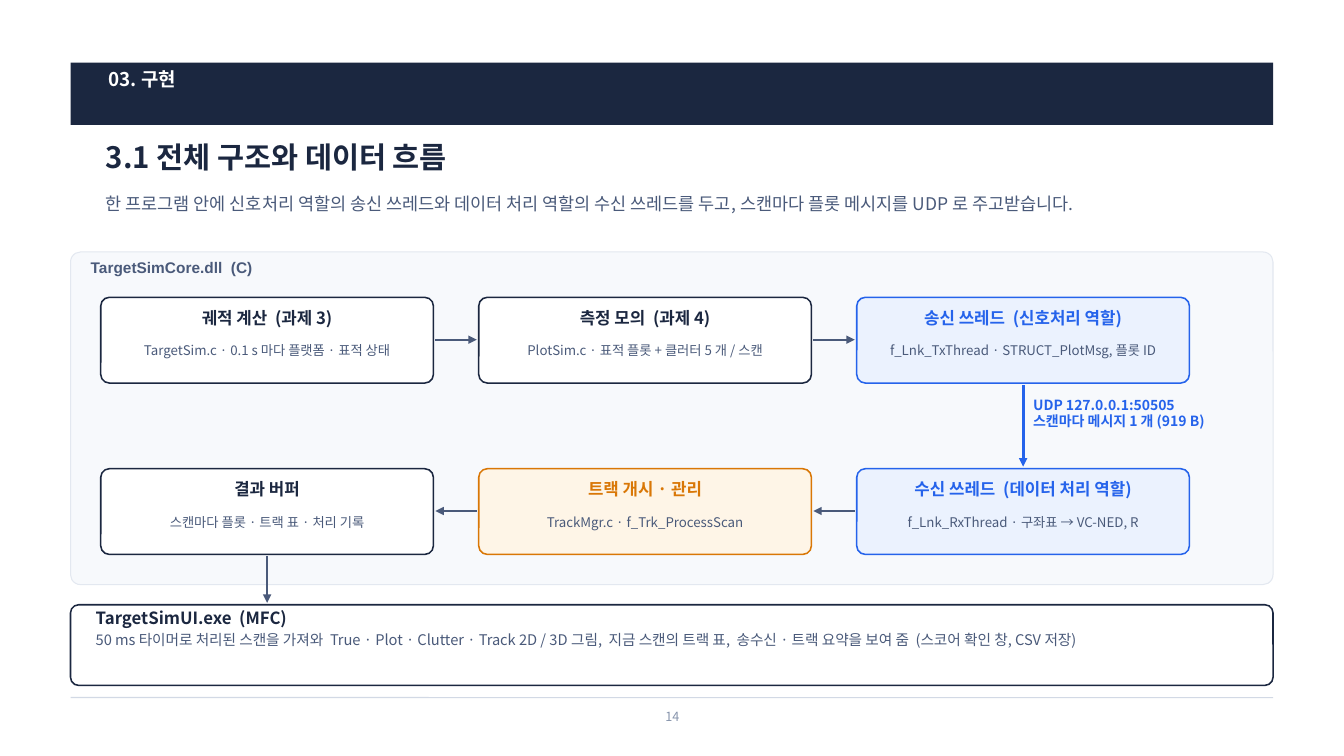
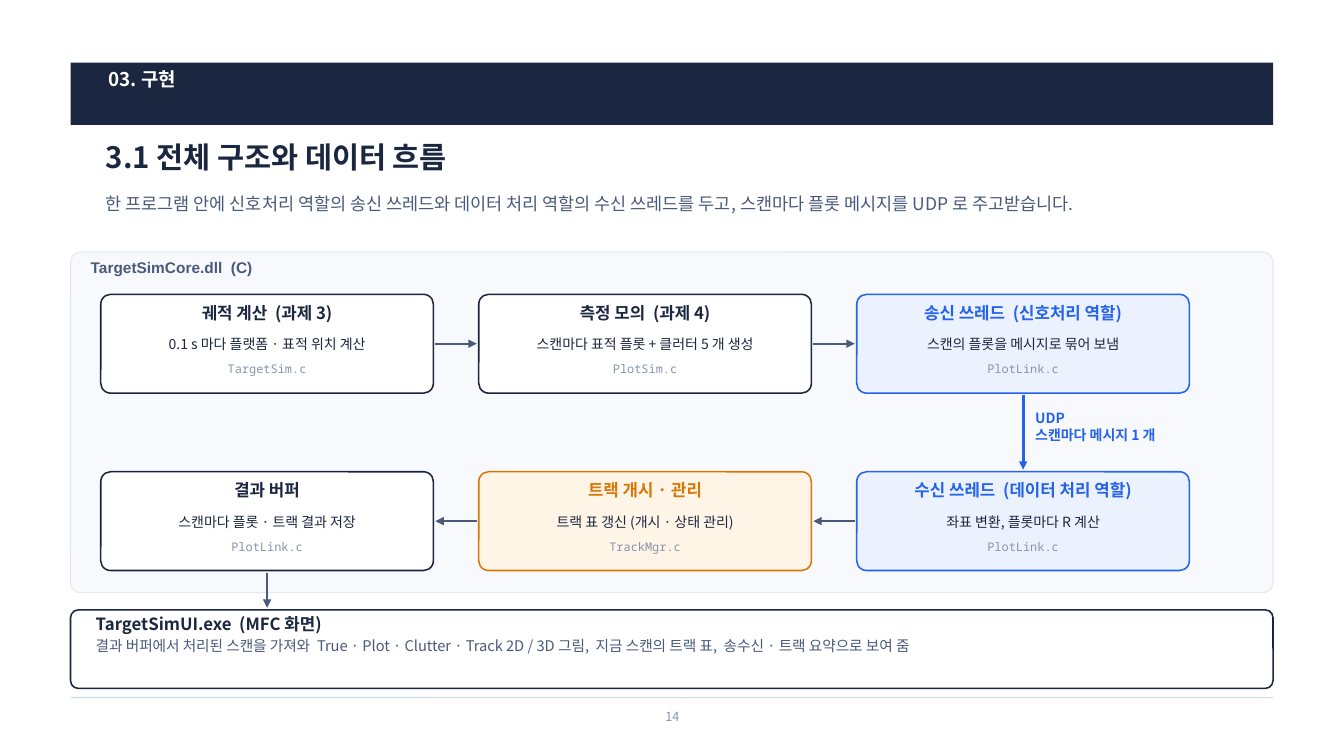
Before and after one commit to harley-hwan/radar-sw-study, a slide deck: slide 14 of Part5_Track_Init_Mgmt/ref/산출물/Chapter5_TrackInitMgmt.pptx. Drawn at 1344x756 pixels with LibreOffice and Linux fonts; fonts in the diff are those of the drawing. Boxes give left, top, right and bottom in pixels: in the first picture for what was removed or moved away, otherwise in the second. Text is boxed around its words. In the diff, an @@ line names an element or a change of style, - is before the commit and + after.

```diff
--- a/Part5_Track_Init_Mgmt/ref/산출물/Chapter5_TrackInitMgmt.pptx
+++ b/Part5_Track_Init_Mgmt/ref/산출물/Chapter5_TrackInitMgmt.pptx
@@ rounded rectangle: place and size @@
-rounded rectangle at <box>71,252,1273,585</box>
+rounded rectangle at <box>71,252,1273,593</box>
@@ rounded rectangle: place and size @@
-rounded rectangle at <box>101,297,434,383</box>
+rounded rectangle at <box>101,294,434,393</box>
@@ rounded rectangle: place and size @@
-rounded rectangle at <box>479,297,812,383</box>
+rounded rectangle at <box>479,294,812,393</box>
@@ rounded rectangle: place and size @@
-rounded rectangle at <box>857,297,1190,383</box>
+rounded rectangle at <box>857,294,1190,393</box>
@@ 3 texts: place and size @@
-3 texts at <box>202,310,1122,328</box>
+3 texts at <box>202,305,1122,323</box>
@@ text at <box>169,337,366,350</box>: text changed; size 9.5 to 10 pt; text colour #4A5A7A to #1B2740 @@
-TargetSim.c · 0.1 s 마다 플랫폼 · 표적 상태
+0.1 s 마다 플랫폼 · 표적 위치 계산
@@ text at <box>537,337,754,350</box>: text changed; size 9.5 to 10 pt; text colour #4A5A7A to #1B2740 @@
-PlotSim.c · 표적 플롯 + 클러터 5 개 / 스캔
+스캔마다 표적 플롯 + 클러터 5 개 생성
@@ text removed at <box>890,344,1156,359</box> @@
-f_Lnk_TxThread · STRUCT_PlotMsg, 플롯 ID
@@ text added at <box>927,337,1120,350</box>, 10 pt, text #1B2740 @@
+스캔의 플롯을 메시지로 묶어 보냄
@@ text added at <box>228,364,307,376</box>, 8.5 pt, text #8794AC @@
+TargetSim.c
@@ text added at <box>613,364,677,373</box>, 8.5 pt, text #8794AC @@
+PlotSim.c
@@ text added at <box>987,364,1059,373</box>, 8.5 pt, text #8794AC @@
+PlotLink.c
@@ arrow moved from (1023, 385) - (1023, 467) to (1023, 395) - (1023, 470) @@
@@ text at <box>1035,412,1156,442</box>: text changed @@
-UDP 127.0.0.1:50505
-스캔마다 메시지 1 개 (919 B)
+UDP
+스캔마다 메시지 1 개
@@ rounded rectangle: place and size @@
-rounded rectangle at <box>101,469,434,555</box>
+rounded rectangle at <box>101,472,434,571</box>
@@ rounded rectangle: place and size @@
-rounded rectangle at <box>479,469,812,555</box>
+rounded rectangle at <box>479,472,812,571</box>
@@ rounded rectangle: place and size @@
-rounded rectangle at <box>857,469,1190,555</box>
+rounded rectangle at <box>857,472,1190,571</box>
@@ text at <box>178,515,356,528</box>: text changed; size 9.5 to 10 pt; text colour #4A5A7A to #1B2740 @@
-스캔마다 플롯 · 트랙 표 · 처리 기록
+스캔마다 플롯 · 트랙 결과 저장
@@ arrow moved from (477, 511) - (436, 511) to (477, 521) - (436, 521) @@
@@ text added at <box>557,515,733,530</box>, 10 pt, text #1B2740 @@
+트랙 표 갱신 (개시 · 상태 관리)
@@ arrow moved from (855, 511) - (814, 511) to (855, 521) - (814, 521) @@
@@ text at <box>946,515,1100,530</box>: text changed; size 9.5 to 10 pt; text colour #4A5A7A to #1B2740 @@
-f_Lnk_RxThread · 구좌표 → VC-NED, R
+좌표 변환, 플롯마다 R 계산
@@ text added at <box>231,542,303,551</box>, 8.5 pt, text #8794AC @@
+PlotLink.c
@@ text at <box>609,542,681,554</box>: text changed; size 9.5 to 8.5 pt; font Noto Sans CJK KR to Noto Sans Mono; text colour #4A5A7A to #8794AC @@
-TrackMgr.c · f_Trk_ProcessScan
+TrackMgr.c
@@ text added at <box>987,542,1059,551</box>, 8.5 pt, text #8794AC @@
+PlotLink.c
@@ arrow moved from (267, 557) - (267, 603) to (267, 573) - (267, 608) @@
@@ 2 arrows, 1 rounded rectangle: place and size @@
-2 arrows, 1 rounded rectangle at <box>71,340,1273,686</box>
+2 arrows, 1 rounded rectangle at <box>71,344,1273,689</box>
@@ text at <box>96,616,910,654</box>: text changed @@
-TargetSimUI.exe (MFC)
-50 ms 타이머로 처리된 스캔을 가져와 True · Plot · Clutter · Track 2D / 3D 그림, 지금 스캔의 트랙 표, 송수신 · 트랙 요약을 보여 줌 (스코어 확인 창, CSV 저장)
+TargetSimUI.exe (MFC 화면)
+결과 버퍼에서 처리된 스캔을 가져와 True · Plot · Clutter · Track 2D / 3D 그림, 지금 스캔의 트랙 표, 송수신 · 트랙 요약으로 보여 줌
```
Also in this commit, not shown: 9 other slides changed, 1 slide added, 1 slide removed, 13 other files.
